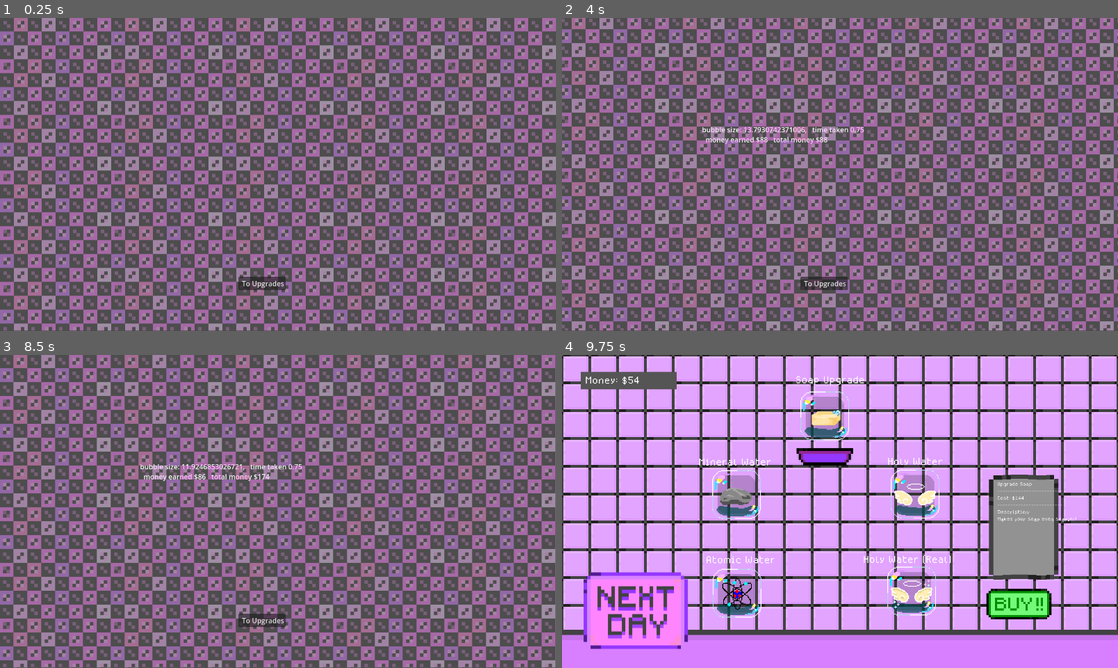
Above: before the commit, frames 1-4 (two rows, left to right).
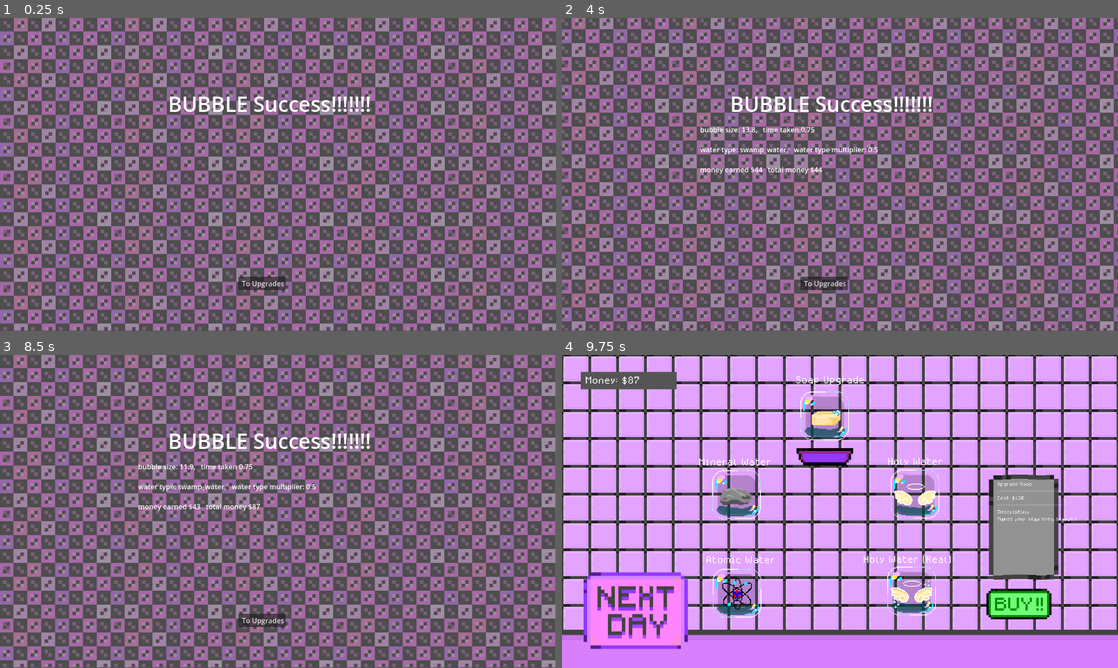
Above: after the commit, the same moments.

Repository: Topech/gamejam2025
Game: Godot game, scene res://round_scoreboard.tscn
Same seed, same stepped clock (60 frames per second), same inputs: the game is played once before the commit and once after it. This scene is started directly instead of the project's main scene. Sound files missing from this copy of the repository are replaced by a short silence.
Inputs (mouse positions are in pixels of both pictures, inside the frame that each line leads up to):
- Up to frame 1 (0.25 s): no input
- Up to frame 2 (4 s): click "To Upgrades" at 0.5 s; click (634, 274) at 1.25 s; click (823, 302) at 2 s; click (823, 302) at 2.75 s; move the mouse to (962, 158) at 3.52 s
- Up to frame 3 (8.5 s): click "To Upgrades" at 4.25 s; click (72, 611) at 5 s; click (33, 389) at 5.75 s; click (261, 639) at 6.5 s; click (261, 639) at 7.25 s; move the mouse to (166, 527) at 8.02 s
- Up to frame 4 (9.75 s): click "To Upgrades" at 8.75 s; click (1017, 605) at 9.5 s

The runs differ from the first frame. In frame 1, 0.8% of the frame differs, in the area x 30-67%, y 24-30%; in frame 2, 1.7%; in frame 3, 1.7%, in the area x 24-67%, y 24-50%; in frame 4, less than 0.1%.
Error before the commit: Invalid access to property or key 'time_taken' on a base object of type 'Nil'. (res://round_scoreboard.gd:19)
Error after the commit: Invalid access to property or key 'time_taken' on a base object of type 'Nil'. (res://round_scoreboard.gd:24)

Commit message:
add multiplier for water types

Diff:
--- a/round_scoreboard.gd
+++ b/round_scoreboard.gd
@@ -8,9 +8,14 @@
 	var money_earned = calc_money(metrics)
 	Global.add_money(money_earned)
 
+	var bubble_metrics = [snapped(metrics.bubble_size, 0.1), snapped(metrics.time_taken, 0.01)]
+	var water_info = [Global.chosen_water, get_water_type_multiplier()]
+	var money_info = [money_earned, Global.get_money()]
+
 	if metrics != null:
-		$RichTextLabel.text = " bubble size: %s,   time taken %s\n   money earned $%s   total money $%s" % [metrics.bubble_size, metrics.time_taken, money_earned, Global.get_money()]
-
+		$RichTextLabel.text = "bubble size: %s,   time taken %s" % bubble_metrics
+		$RichTextLabel.text += "\n\nwater type: %s,   water type multiplier: %s" % water_info
+		$RichTextLabel.text += "\n\nmoney earned $%s   total money $%s" % money_info
 
 
 
@@ -18,8 +23,18 @@
 	var money_earned: int = 0
 	money_earned += metrics.time_taken * 100
 	money_earned += metrics.bubble_size
+	money_earned *= get_water_type_multiplier()
 	return money_earned
 
+func get_water_type_multiplier():
+	const type_multipliers = {
+		'swamp_water': 0.5,
+		'mineral_water': 1,
+		'holy_water': 2,
+		'atomic_water': 5,
+		'holy_water_real': 10,
+	}
+	return type_multipliers[Global.chosen_water]
 
 
 func _on_next_button_pressed() -> void:
--- a/round_scoreboard.tscn
+++ b/round_scoreboard.tscn
@@ -19,13 +19,6 @@
 grow_vertical = 2
 script = ExtResource("1_02xr5")
 
-[node name="RichTextLabel" type="RichTextLabel" parent="."]
-layout_mode = 0
-offset_left = 318.0
-offset_top = 245.0
-offset_right = 911.0
-offset_bottom = 379.0
-
 [node name="TextureRect" type="TextureRect" parent="."]
 material = SubResource("ShaderMaterial_onmkt")
 layout_mode = 1
@@ -39,6 +32,26 @@
 texture = ExtResource("3_hgspi")
 stretch_mode = 1
 
+[node name="TitleText" type="RichTextLabel" parent="."]
+layout_mode = 0
+offset_left = 387.0
+offset_top = 164.0
+offset_right = 865.0
+offset_bottom = 234.0
+theme_override_font_sizes/bold_italics_font_size = 6
+theme_override_font_sizes/italics_font_size = 6
+theme_override_font_sizes/mono_font_size = 6
+theme_override_font_sizes/normal_font_size = 48
+theme_override_font_sizes/bold_font_size = 6
+text = "BUBBLE Success!!!!!!!"
+
+[node name="RichTextLabel" type="RichTextLabel" parent="."]
+layout_mode = 0
+offset_left = 318.0
+offset_top = 245.0
+offset_right = 911.0
+offset_bottom = 379.0
+
 [node name="NextButton" type="Button" parent="."]
 layout_mode = 0
 offset_left = 549.0
Not shown: 1 places in round_scoreboard.tscn that only renumber resources
